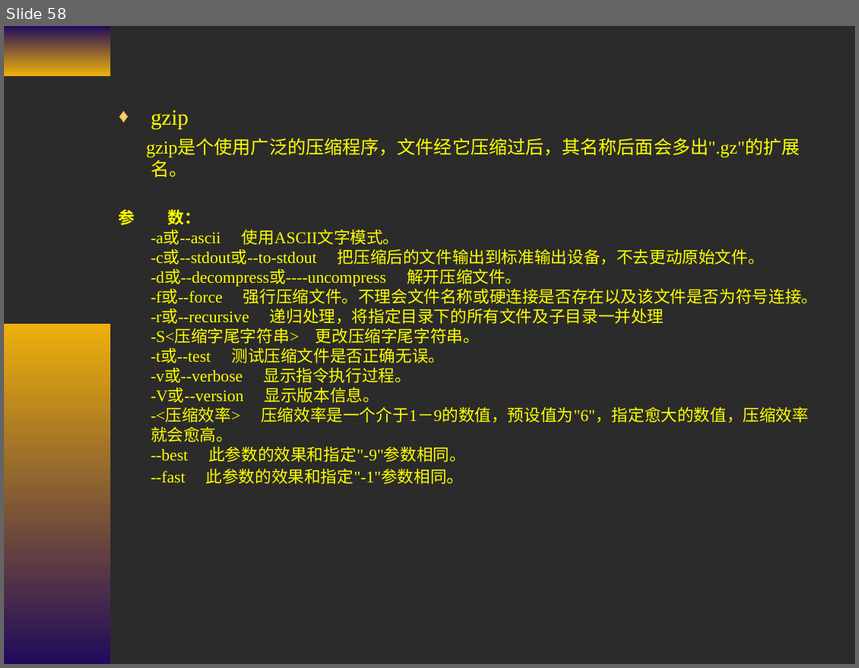
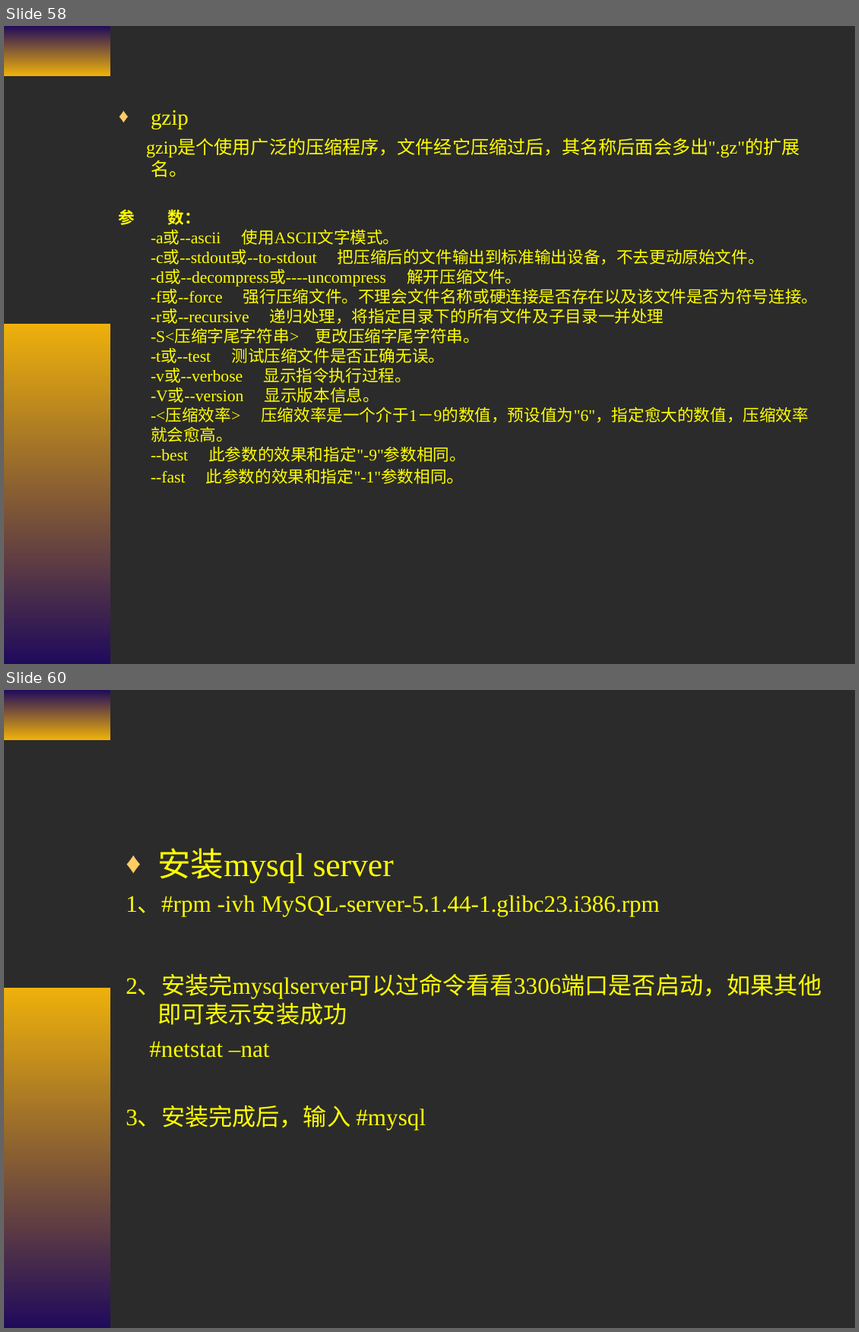
Before and after one commit to cash2one/ekproject, a slide deck: workSpace/temp/资料/复件 第二章 Linux常用命令.ppt. Shown one above the other, each under a label of ours: slide 58 before the commit, slides 58 and 60 after it; the slides between them are not shown. The pictures are 859x668 and 859x1332 pixels, drawn with LibreOffice and Linux fonts; fonts in the diff are those of the drawing; background and template pictures are left out; a plain dark background stands for a picture behind light text. Boxes give left, top, right and bottom in pixels: in the first picture for what was removed or moved away, otherwise in the second. Text is boxed around its words. In the diff, an @@ line names an element or a change of style, - is before the commit and + after.

```diff
--- a/workSpace/temp/资料/复件 第二章 Linux常用命令.ppt
+++ b/workSpace/temp/资料/复件 第二章 Linux常用命令.ppt
@@ slide 60 added at [4, 690, 855, 1328], background picture (left out); not listed: 2 template elements that a slide beside it also shows @@
@@ text added at [126, 848, 822, 1130], 20 pt, text #FFFF00 @@
+♦ 安装mysql server
+1、#rpm -ivh MySQL-server-5.1.44-1.glibc23.i386.rpm
+2、安装完mysqlserver可以过命令看看3306端口是否启动，如果其他即可表示安装成功
+#netstat –nat
+3、安装完成后，输入 #mysql
```
Also in this commit, not shown: 3 other slides added, 7 slides removed.
